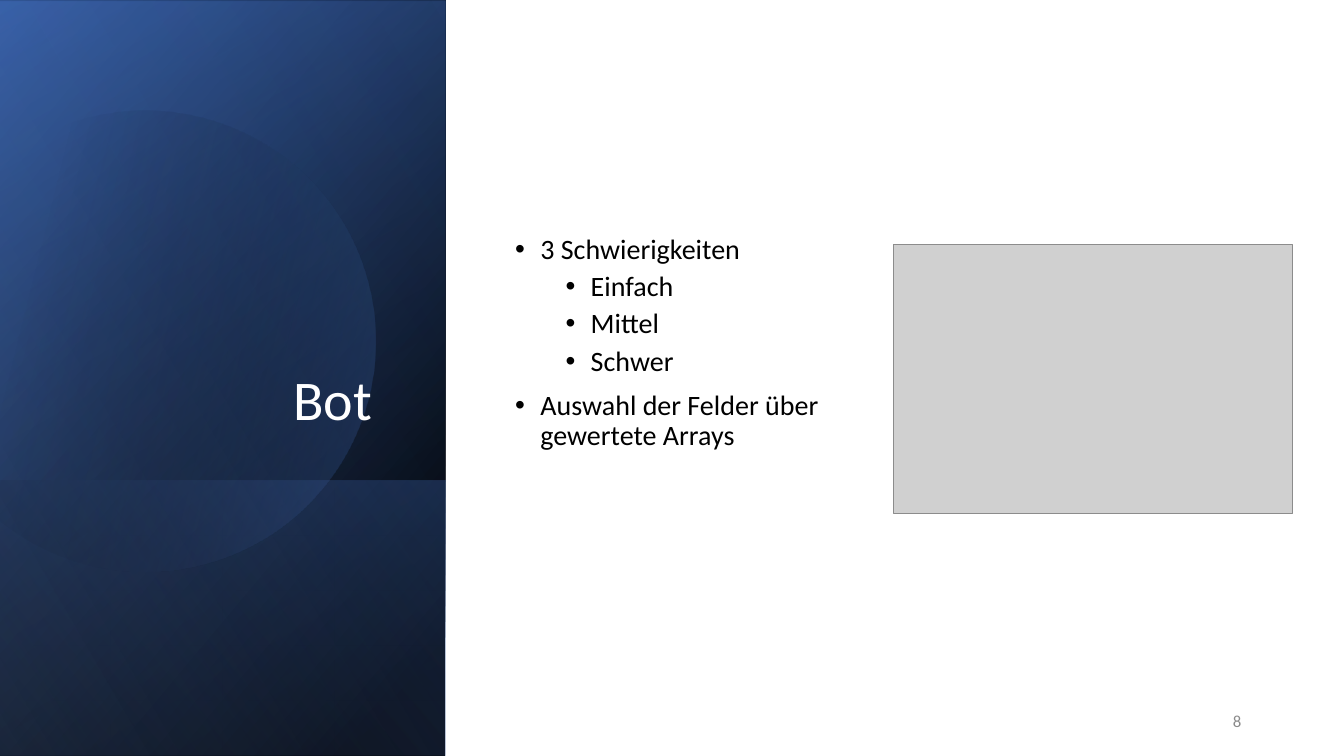
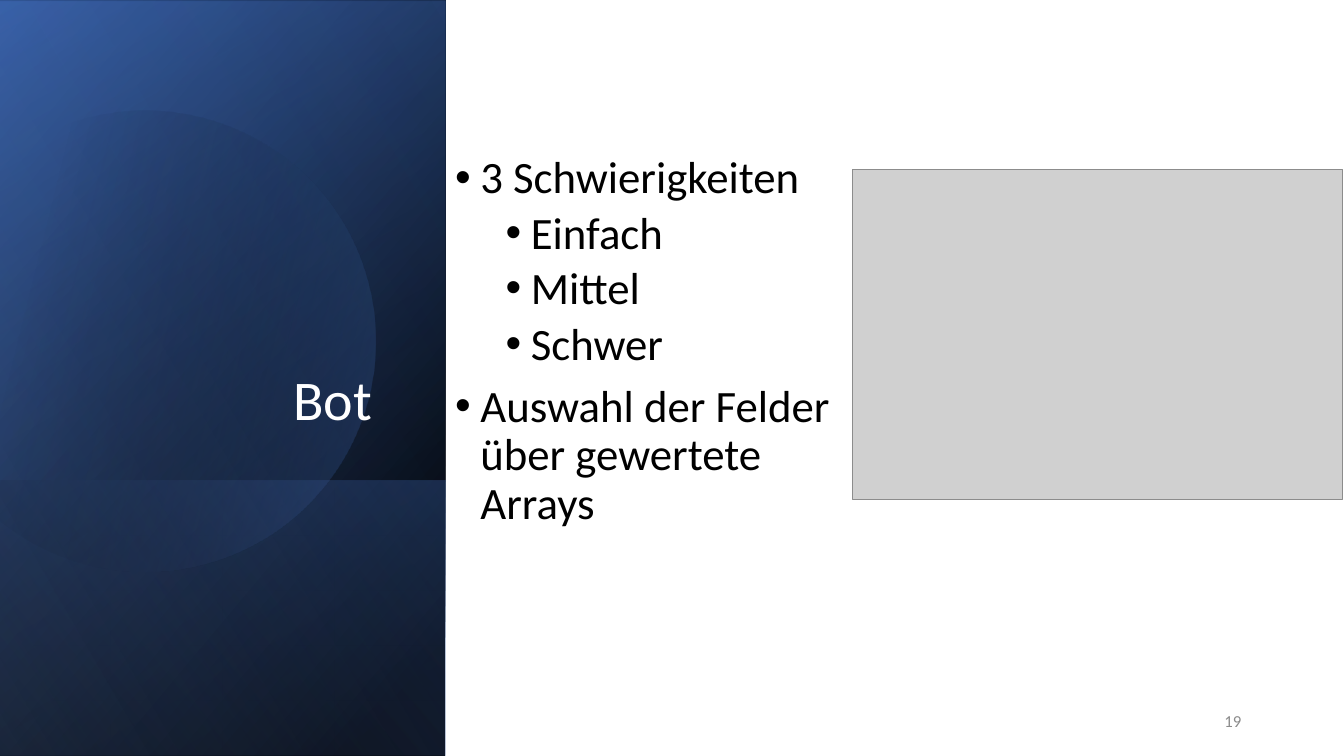
Before and after one commit to ConfusedMess/Schulprojekt, a slide deck: slide 19 of Schiffe versenken.pptx (slide 8 before the commit). Drawn at 1344x756 pixels with LibreOffice and Linux fonts; fonts in the diff are those of the drawing; grey boxes stand for pictures. Boxes give left, top, right and bottom in pixels: in the first picture for what was removed or moved away, otherwise in the second. Text is boxed around its words. In the diff, an @@ line names an element or a change of style, - is before the commit and + after.

```diff
--- a/Schiffe versenken.pptx
+++ b/Schiffe versenken.pptx
@@ text "3 Schwierigkeiten": place and size @@
-text "3 Schwierigkeiten" at [540,239,818,450]
+text "3 Schwierigkeiten" at [480,162,830,527]
@@ text "3 Schwierigkeiten" at [480,162,830,527]: size 20 to 32 pt @@
@@ picture: place and size @@
-picture at [894,244,1293,513]
+picture at [853,169,1343,500]
@@ page number at [1224,716,1241,727]: text changed @@
-8
+19
```
Also in this commit, not shown: 12 other slides changed, 12 slides added.
